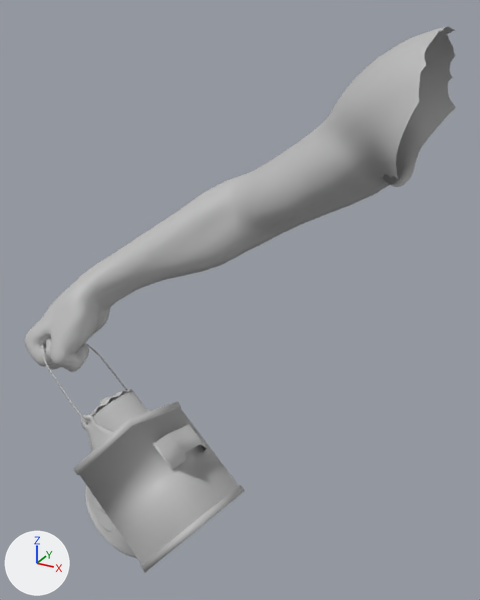
Renders of the FBX model Assets/Characters/Hand/CH_Hand.fbx from each side of a commit.
Camera for both pictures: a camera (50 mm lens) standing at (0.164, -0.779, 0.109) and looking at (-0.23, -0.062, -0.25). Every picture has the same lights, and +X, +Y and +Z are marked at lower left. Where no turn or scale is listed for an object, it has been applied to the vertices. Vertices at the same position are counted once.

The scene before the commit, as lines of its bpy script (objects in view):
```python
me_mesh = bpy.data.meshes.new('Mesh')
me_mesh.from_pydata(...)  # 14148 vertices, 14117 faces; spans x -0.542..-0.01, y -0.183..0.09, z -0.398..0.09
me_mesh.materials.append(mat_lambert1)  # grey #bcbcbc
me_mesh_001 = bpy.data.meshes.new('Mesh.001')
me_mesh_001.from_pydata(...)  # 1195 vertices, 1221 faces; spans x -0.515..-0.191, y -0.279..-0.064, z -0.621..-0.332
me_mesh_001.materials.append(mat_lambert1)  # grey #bcbcbc
ob_ch_arm = bpy.data.objects.new('CH_Arm', me_mesh)
ob_ch_arm.location = (0.0, 0.0, 0.0)
ob_sm_lantern = bpy.data.objects.new('SM_Lantern', me_mesh_001)
ob_sm_lantern.location = (0.0, 0.0, 0.0)
```
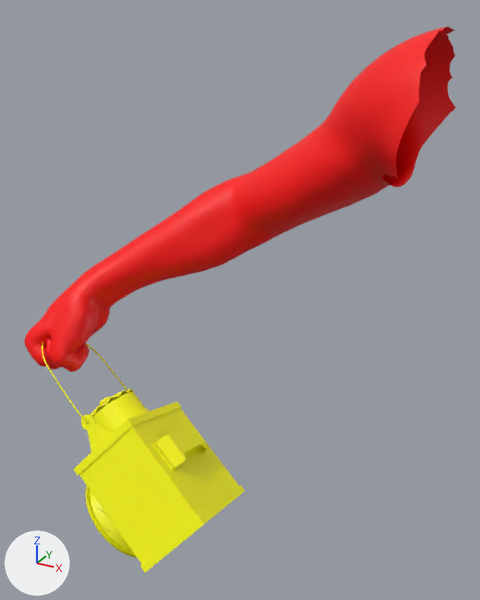
Where the change shows, as pixel boxes [x1, y1, x2, y2] in the pictures (480 x 600 px):
'CH_Arm', recoloured (grey to red): [24, 27, 456, 372] in both
'SM_Lantern', recoloured, shading changed (grey to yellow): [42, 342, 245, 572] in both

Patch to the scene script:
```diff
--- a/Assets/Characters/Hand/CH_Hand.fbx.py
+++ b/Assets/Characters/Hand/CH_Hand.fbx.py
@@ mat_m_hand @@
+mat_m_hand = principled_material('M_Hand')
+mat_m_hand.base_color = (1.0, 0.0, 0.0)  # red #ff0000
@@ mat_m_lantern @@
+mat_m_lantern = principled_material('M_Lantern')
+mat_m_lantern.base_color = (1.0, 1.0, 0.0)  # yellow #ffff00
@@ me_mesh_001 @@
 me_mesh_001.from_pydata(...)  # 1195 vertices, 1221 faces; spans x -0.515..-0.191, y -0.279..-0.064, z -0.621..-0.332
 # used by ob_sm_lantern; location = (0.0, 0.0, 0.0)
-me_mesh_001.materials.append(mat_lambert1)  # grey #bcbcbc
+# me_mesh_001 part 1: edges marked sharp go from 2410 to 819
+me_mesh_001.materials.append(mat_m_lantern)  # yellow #ffff00
@@ me_mesh @@
 me_mesh.from_pydata(...)  # 14148 vertices, 14117 faces; spans x -0.542..-0.01, y -0.183..0.09, z -0.398..0.09
-me_mesh.materials.append(mat_lambert1)  # grey #bcbcbc
+me_mesh.materials.append(mat_m_hand)  # red #ff0000
```
